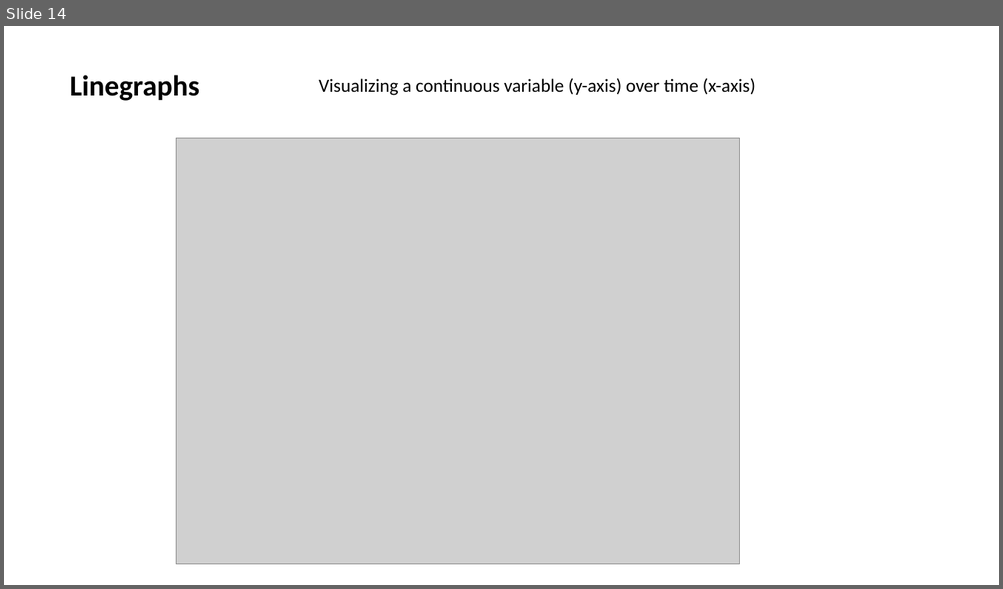
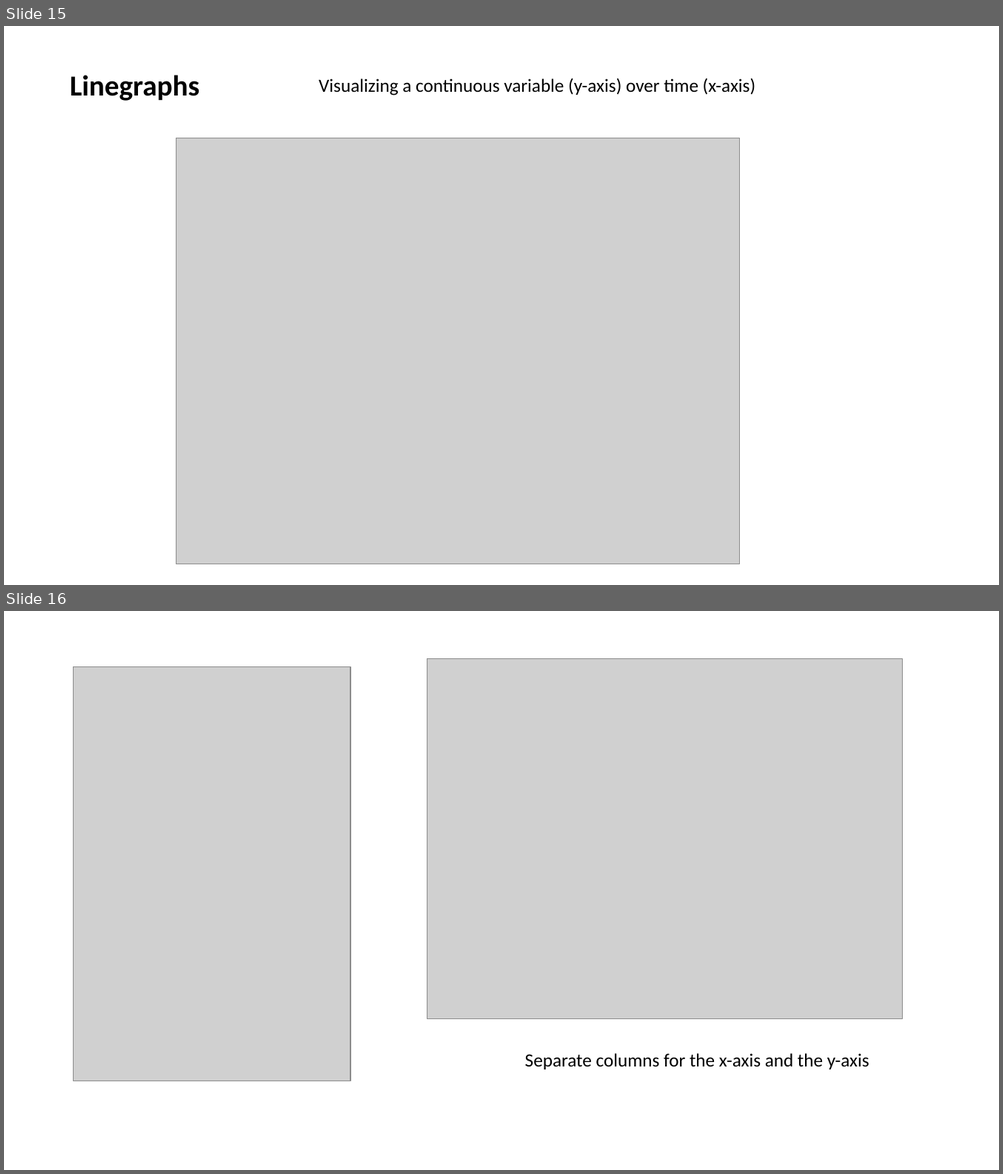
Before and after one commit to jalapic/PSY317L, a slide deck: slides/intro_ggplot2.pptx. Shown one above the other, each under a label of ours: slide 14 before the commit, slides 15 and 16 after it. The pictures are 1003x589 and 1003x1174 pixels, drawn with LibreOffice and Linux fonts; fonts in the diff are those of the drawing; grey boxes stand for pictures. Boxes give left, top, right and bottom in pixels: in the first picture for what was removed or moved away, otherwise in the second. Text is boxed around its words. In the diff, an @@ line names an element or a change of style, - is before the commit and + after.

```diff
--- a/slides/intro_ggplot2.pptx
+++ b/slides/intro_ggplot2.pptx
@@ slide 16 added at [4, 611, 999, 1170], background #FFFFFF @@
@@ picture added at [73, 667, 350, 1081] @@
@@ picture added at [427, 659, 902, 1019] @@
@@ text added at [525, 1054, 869, 1070], 18 pt, text #000000 @@
+Separate columns for the x-axis and the y-axis
@@ what was slide 14 is now slide 15 @@
```
Also in this commit, not shown: 1 slide changed, 16 other slides added, 2 slides removed, 18 other files.
